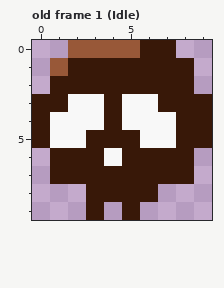
Edited in one commit: pixel-art file (Assets/Graphics/deadSkull.aseprite). Above, as it was before the edit.
10x10 pixels, 2 frames. Shown: old frame 1 (Idle). The commit also changed other frames, which this record leaves out.
The result:
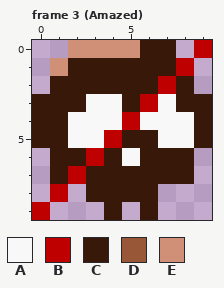
Palette (. is transparent): A #f8f8f8  B #be0000  C #381808  D #985838  E #d09078
A new or re-ordered frame is compared with the old frame closest to it.
Change:
frames 2 -> 11
Frame 3 (Amazed) is new; against old frame 1 (Idle):
The edit turns colour C into colour A in row 3 at x 4 and 7; in row 4 at x 4 and 8; in row 5 at x 3 and 8; in row 6 at x 5.
There is now colour B in row 0 at x 9; in row 8 at x 1; in row 9 at x 0.
The edit turns colour A into colour B in row 3 at x 6; in row 4 at x 5.
The edit turns colour C into colour B in row 1 at x 8; in row 2 at x 7; in row 5 at x 4; in row 6 at x 3; in row 7 at x 2.
There is now colour C in row 9 at x 4 and 6.
The edit turns colour A into colour C in row 3 at x 2 and 5; in row 4 at x 1; in row 5 at x 1 and 6; in row 6 at x 4.
The edit turns colour D into colour E in row 0 at x 2 to 5; in row 1 at x 1.
Colour C is removed in row 9 at x 3 and 5.
Changed places in both pictures, as pixel boxes (x1, y1, x2, y2):
changed: (32, 40, 212, 220)
